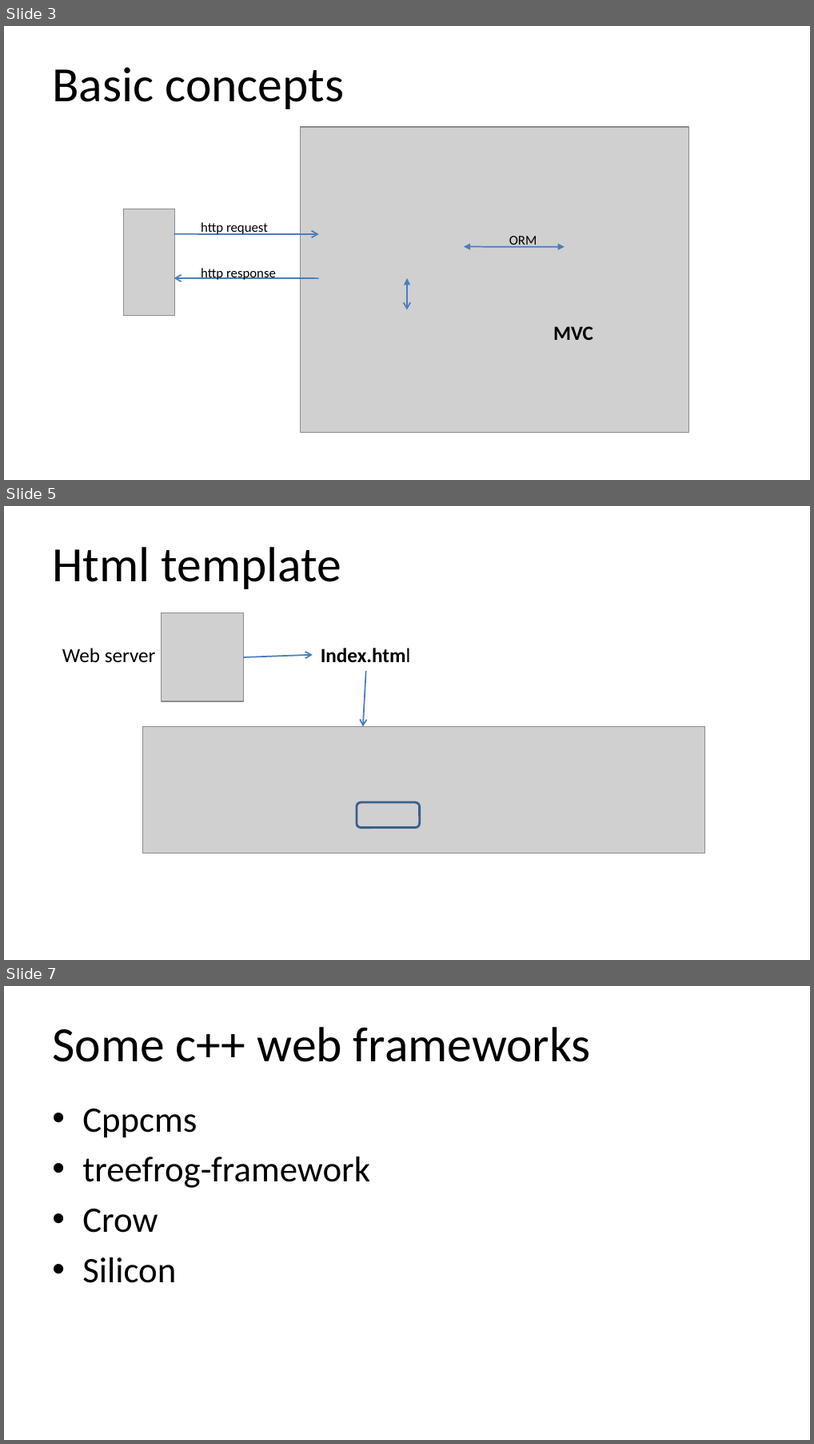
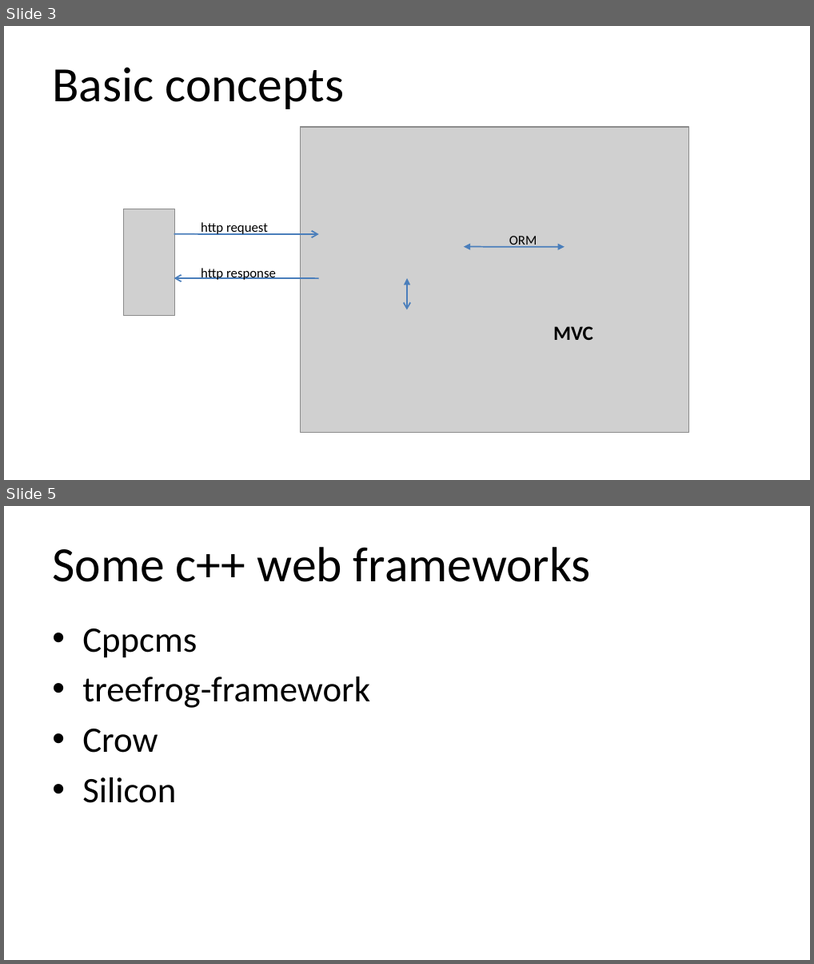
Before and after one commit to qicosmos/cppcon2018, a slide deck: cppcon2018.pptx. Shown one above the other, each under a label of ours: slides 3, 5 and 7 before the commit, slides 3 and 5 after it; the slides between them are not shown. The pictures are 814x1444 and 814x964 pixels, drawn with LibreOffice and Linux fonts; fonts in the diff are those of the drawing; grey boxes stand for pictures. Boxes give left, top, right and bottom in pixels: in the first picture for what was removed or moved away, otherwise in the second. Text is boxed around its words. In the diff, an @@ line names an element or a change of style, - is before the commit and + after.

```diff
--- a/cppcon2018.pptx
+++ b/cppcon2018.pptx
@@ slide 5 removed at [4, 506, 810, 960], background #FFFFFF @@
@@ title removed at [52, 547, 342, 589] @@
-Html template
@@ picture removed at [162, 613, 243, 701] @@
@@ text removed at [62, 648, 156, 663] @@
-Web server
@@ text removed at [321, 648, 411, 662] @@
-Index.html
@@ arrow removed from (243, 656) to (313, 654) @@
@@ arrow removed from (366, 671) to (363, 726) @@
@@ picture removed at [142, 726, 705, 852] @@
@@ rounded rectangle removed at [356, 802, 419, 827] @@
@@ what was slide 7 is now slide 5 @@
```
Also in this commit, not shown: 7 slides changed, 1 other slide removed.
